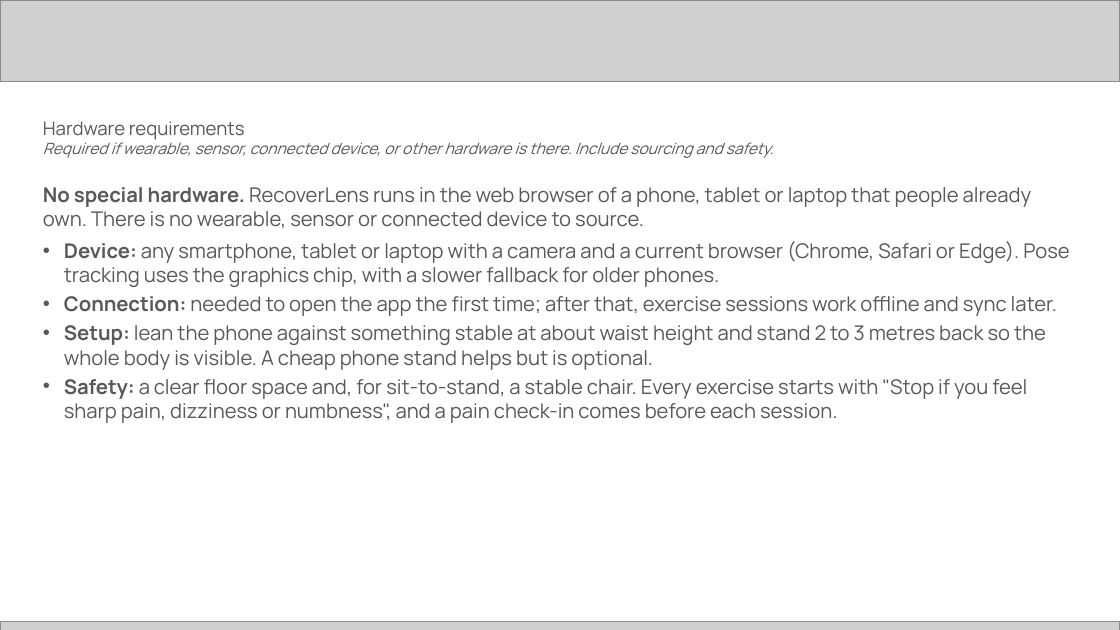
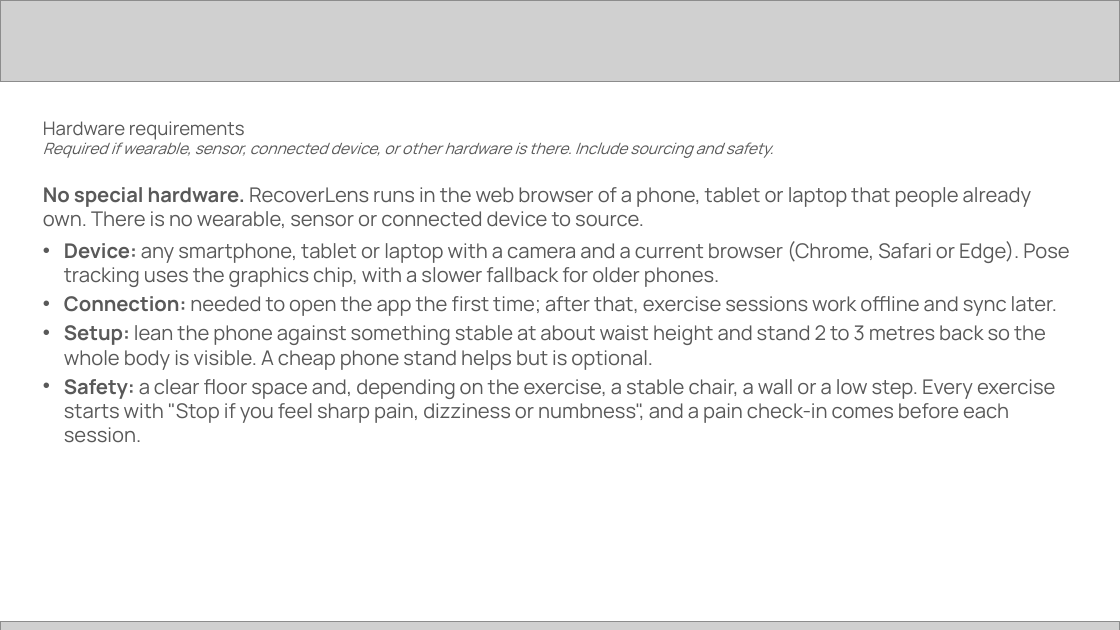
Before and after one commit to harrymakoni-netizen/Recover-Lens-, a slide deck: slide 10 of docs/hack2skill/RecoverLens-Future-Health-submission.pptx. Drawn at 1120x630 pixels with LibreOffice and Linux fonts; fonts in the diff are those of the drawing; grey boxes stand for pictures. Boxes give left, top, right and bottom in pixels: in the first picture for what was removed or moved away, otherwise in the second. Text is boxed around its words. In the diff, an @@ line names an element or a change of style, - is before the commit and + after.

```diff
--- a/docs/hack2skill/RecoverLens-Future-Health-submission.pptx
+++ b/docs/hack2skill/RecoverLens-Future-Health-submission.pptx
@@ text at (x1=64, y1=379, x2=1055, y2=443): text changed @@
-• Safety: a clear floor space and, for sit-to-stand, a stable chair. Every exercise starts with "Stop if you feel sharp pain, dizziness or numbness", and a pain check-in comes before each session.
+• Safety: a clear floor space and, depending on the exercise, a stable chair, a wall or a low step. Every exercise starts with "Stop if you feel sharp pain, dizziness or numbness", and a pain check-in comes before each session.
```
Also in this commit, not shown: 10 other slides changed, 1 other file.
